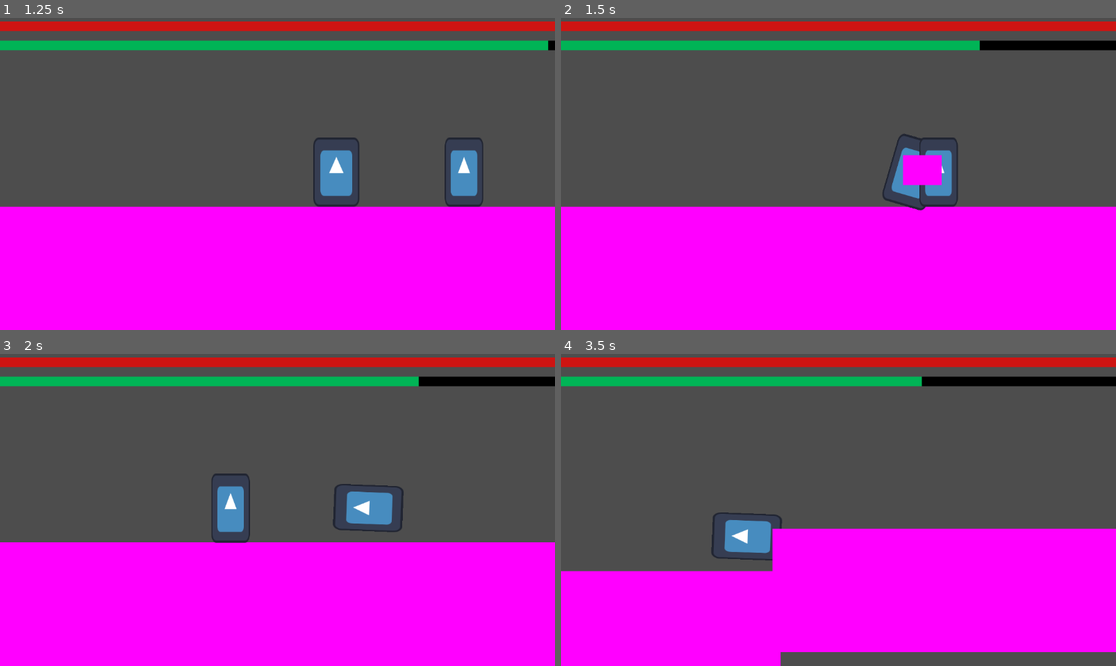
Above: before the commit, frames 1-4 (two rows, left to right).
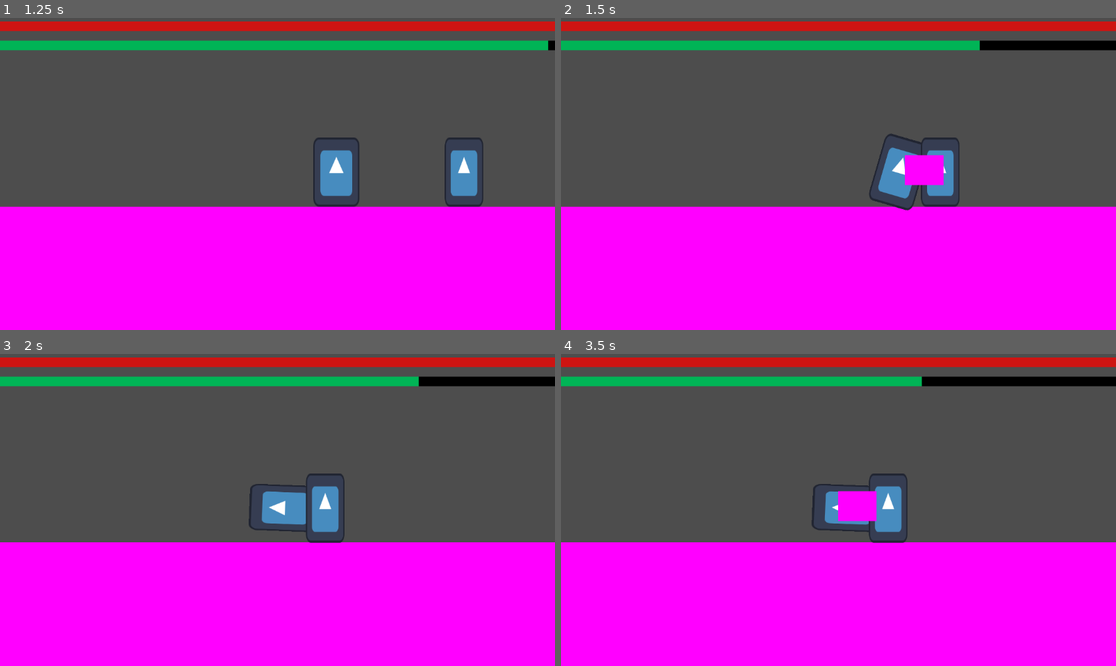
Above: after the commit, the same moments.

Repository: CodeScratcher/soulslike
Game: Godot game, scene res://Levels/test_scene.tscn
Same seed, same stepped clock (60 frames per second), same inputs: the game is played once before the commit and once after it. The engine's default icon, where the game draws it, is replaced by a stand-in: a white triangle on a blue panel in a dark square.
Inputs (mouse positions are in pixels of both pictures, inside the frame that each line leads up to):
- Up to frame 1 (1.25 s): move the mouse to (399, 158) at 0.52 s; hold D (right) from 0.53 s (still down); click (399, 158) at 0.6 s; tap W (jump) at 0.77 s
- Up to frame 2 (1.5 s): keep holding D (right); move the mouse to (727, 189) at 1.27 s; tap Space (roll) at 1.35 s
- Up to frame 3 (2 s): keep holding D (right); tap W (jump) at 1.52 s
- Up to frame 4 (3.5 s): move the mouse to (894, 441) at 2.02 s; release D (right) at 2.03 s; hold A (left) 2.03-2.78 s; click (894, 441) at 2.1 s; move the mouse to (810, 572) at 2.77 s; hold D (right) from 2.78 s (still down); tap Space (roll) at 2.85 s; tap W (jump) at 3.02 s

Frame 1 is identical in both runs. In frame 2, 1.1% of the frame differs, in the area x 55-72%, y 36-62%; in frame 3, 3.8%; in frame 4, 12%, in the area x 0-100%, y 38-100%.

Commit message:
Update Player.tscn

Diff:
--- a/Objects/Player.tscn
+++ b/Objects/Player.tscn
@@ -127,6 +127,7 @@
 
 [node name="Player" type="CharacterBody2D" groups=["player"]]
 collision_layer = 8
+collision_mask = 5
 script = ExtResource("1_ck7nh")
 metadata/_edit_horizontal_guides_ = [-24.0, -72.0]
 
@@ -159,6 +160,7 @@
 [node name="HurtboxCollider" type="CollisionShape2D" parent="Hurtbox"]
 position = Vector2(1, -1)
 shape = SubResource("RectangleShape2D_qdofb")
+disabled = true
 debug_color = Color(0.721569, 0.0745098, 0.733333, 0.419608)
 
 [node name="Hitbox" type="Area2D" parent="."]
